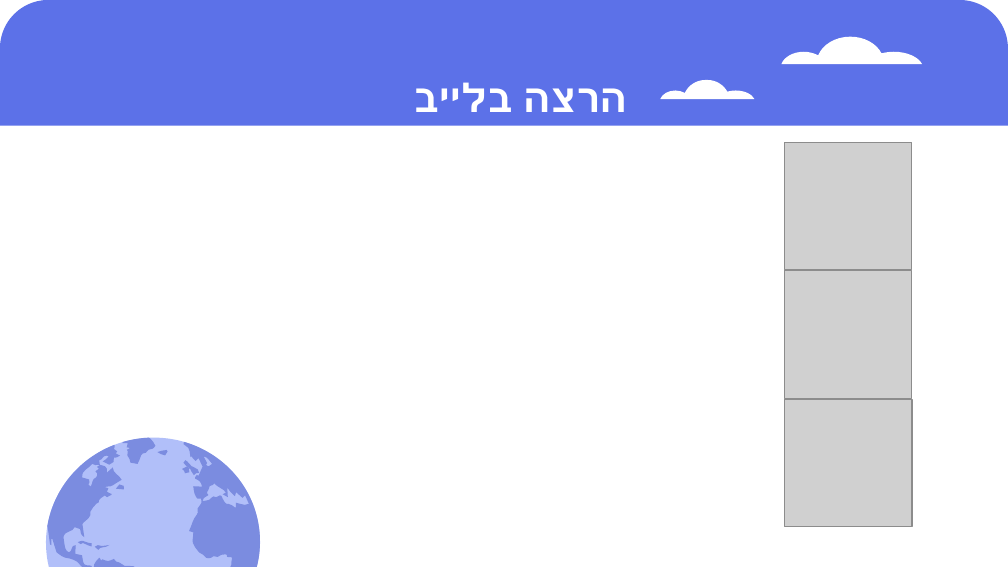
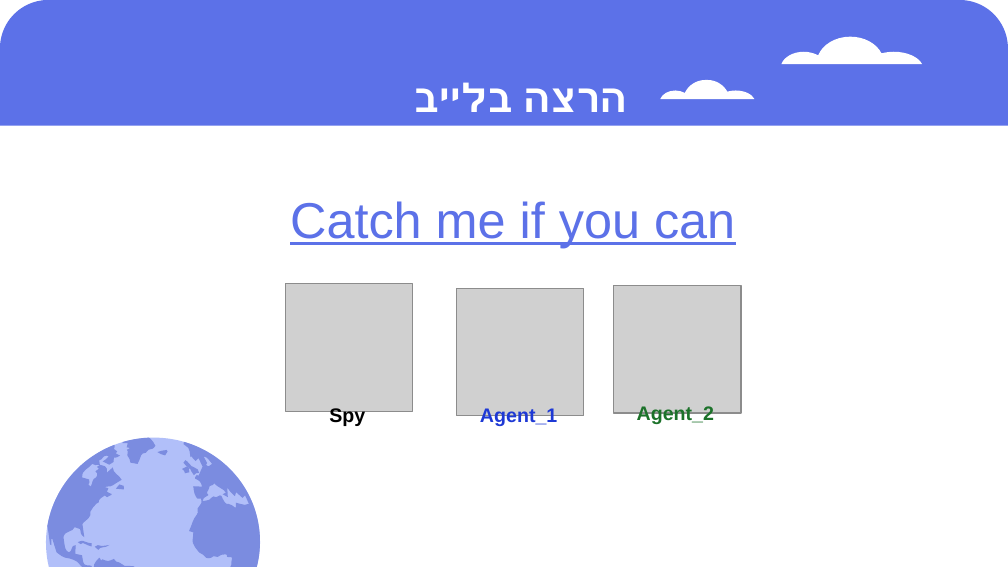
Before and after one commit to rupcgroup4/FinalProject---Model, a slide deck: slide 16 of documents/פרוייקט 7 - מצגת סוף.pptx. Drawn at 1008x567 pixels with LibreOffice and Linux fonts; fonts in the diff are those of the drawing; grey boxes stand for pictures. Boxes give left, top, right and bottom in pixels: in the first picture for what was removed or moved away, otherwise in the second. Text is boxed around its words. In the diff, an @@ line names an element or a change of style, - is before the commit and + after.

Commit message:
finished presentation

```diff
--- a/documents/פרוייקט 7 - מצגת סוף.pptx
+++ b/documents/פרוייקט 7 - מצגת סוף.pptx
@@ text added at box(290, 201, 735, 248), 36 pt, text #5C71E8, underline @@
+Catch me if you can
@@ picture: place and size @@
-picture at box(784, 142, 912, 270)
+picture at box(285, 283, 413, 411)
@@ picture: place and size @@
-picture at box(784, 270, 912, 398)
+picture at box(457, 288, 585, 416)
@@ picture: place and size @@
-picture at box(784, 399, 912, 527)
+picture at box(614, 285, 742, 413)
@@ text added at box(329, 408, 365, 427), 14 pt, text #000000, bold @@
+Spy
@@ text added at box(480, 408, 557, 427), 14 pt, text #1E39D5, bold @@
+Agent_1
@@ text added at box(637, 406, 714, 424), 14 pt, text #1C722A, bold @@
+Agent_2
```
Also in this commit, not shown: 1 slide added, 1 slide removed, 5 other files.
